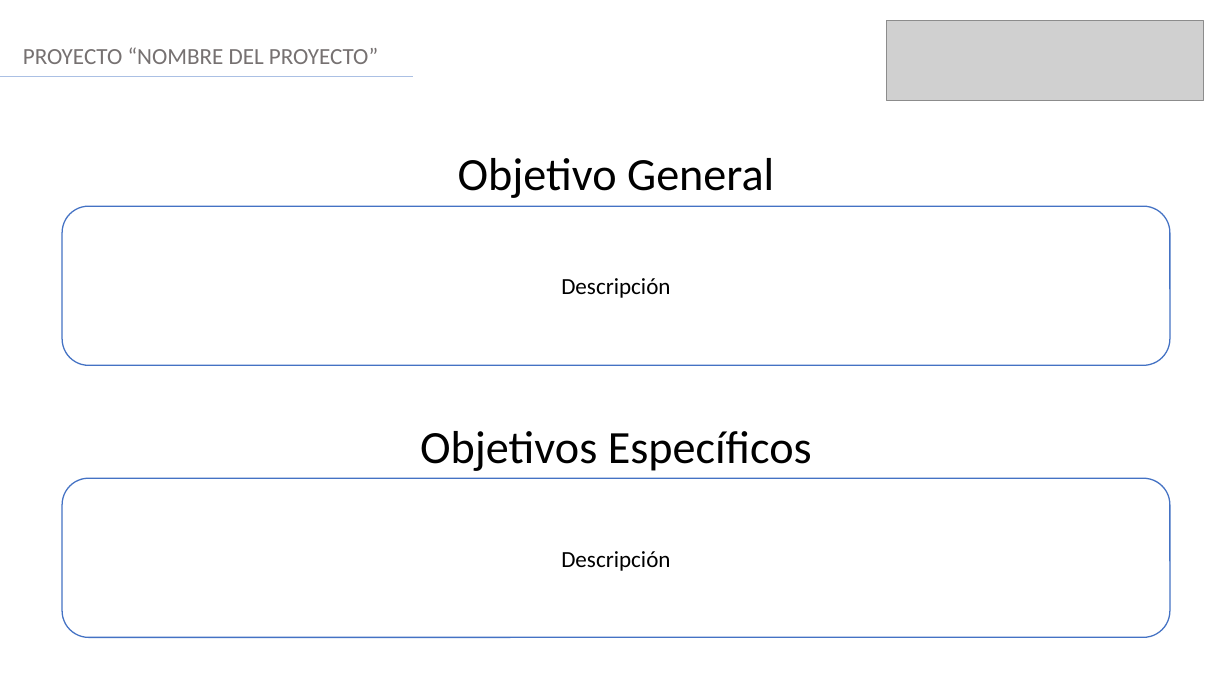
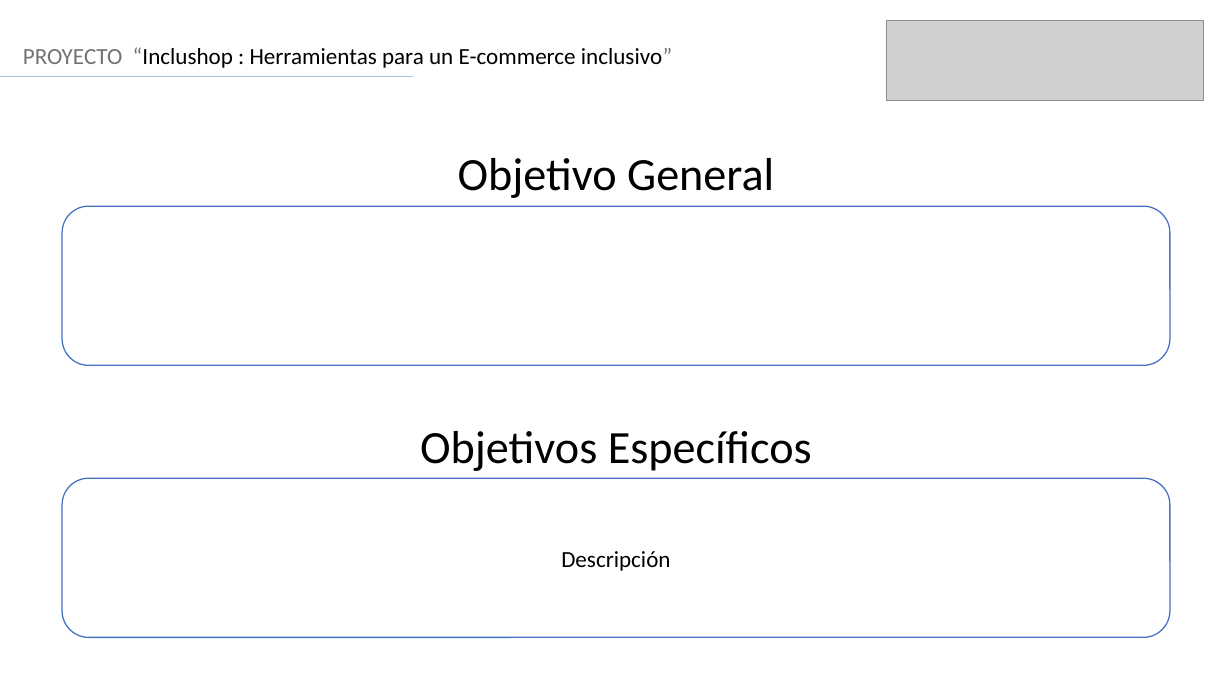
Before and after one commit to FelipeMunhoz18/FelipeMunhoz18-Bravo-Vargas-Munoz-Docs, a slide deck: slide 4 of Fase 3/Evidencias Grupales/Formato Presentación final.pptx. Drawn at 1232x693 pixels with LibreOffice and Linux fonts; fonts in the diff are those of the drawing; grey boxes stand for pictures. Boxes give left, top, right and bottom in pixels: in the first picture for what was removed or moved away, otherwise in the second. Text is boxed around its words. In the diff, an @@ line names an element or a change of style, - is before the commit and + after.

```diff
--- a/Fase 3/Evidencias Grupales/Formato Presentación final.pptx
+++ b/Fase 3/Evidencias Grupales/Formato Presentación final.pptx
@@ text at (23,47,672,68): text changed; text colour #767171 to #000000 @@
-PROYECTO “NOMBRE DEL PROYECTO”
+PROYECTO “Inclushop : Herramientas para un E-commerce inclusivo”
@@ text in rounded rectangle at (561,278,670,298): text removed @@
-Descripción
```
Also in this commit, not shown: 2 other slides changed.
